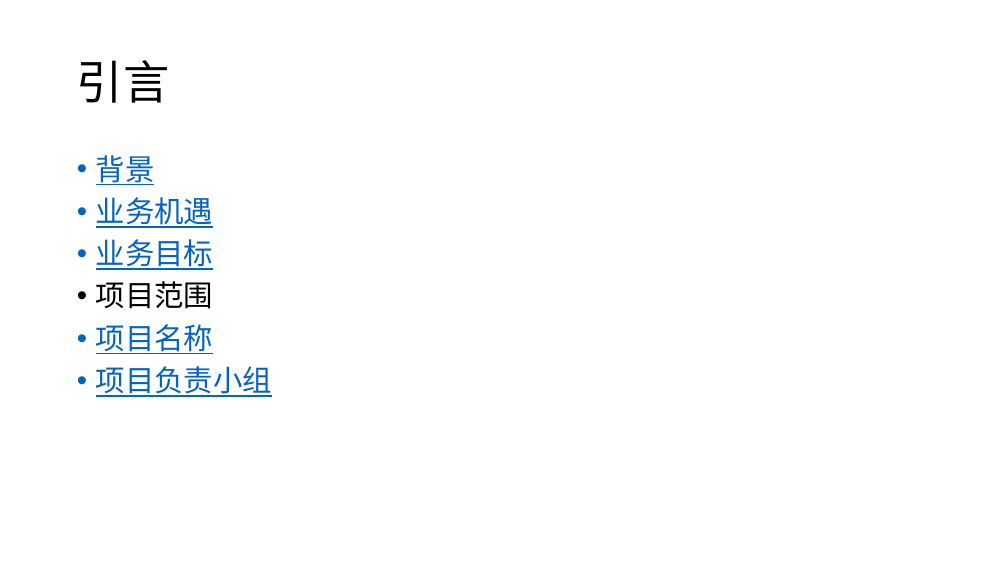
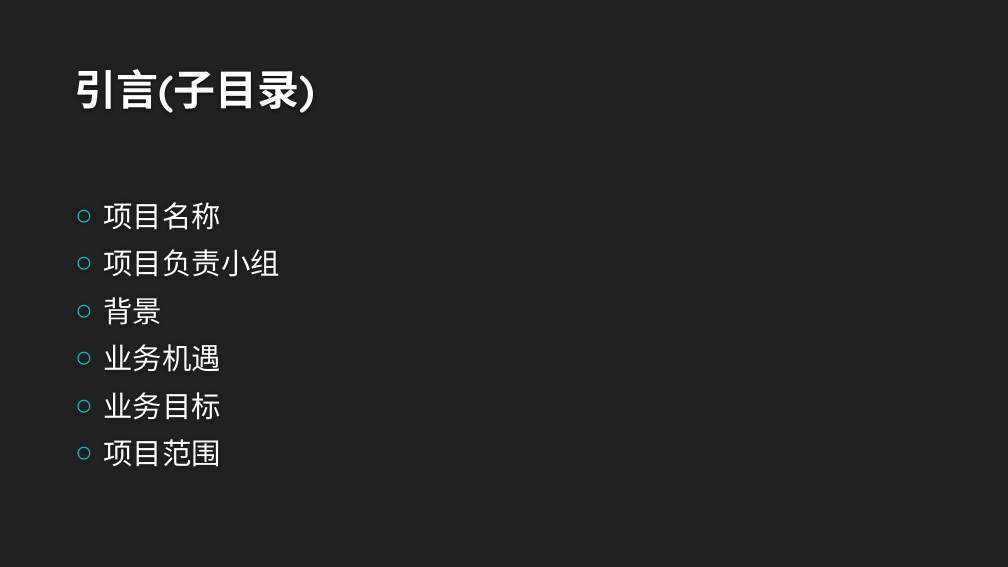
Before and after one commit to twn422/PRD2017, a slide deck: slide 3 of PRD-2017-G24/STW/受控文件/分析设计/项目总体计划/总体项目计划.pptx. Drawn at 1008x567 pixels with LibreOffice and Linux fonts; fonts in the diff are those of the drawing; background and template pictures are left out. Boxes give left, top, right and bottom in pixels: in the first picture for what was removed or moved away, otherwise in the second. Text is boxed around its words. In the diff, an @@ line names an element or a change of style, - is before the commit and + after.

```diff
--- a/PRD-2017-G24/STW/受控文件/分析设计/项目总体计划/总体项目计划.pptx
+++ b/PRD-2017-G24/STW/受控文件/分析设计/项目总体计划/总体项目计划.pptx
@@ background #FFFFFF to #212121 @@
@@ title "引言(子目录)" at (75,69,315,113): vertical alignment middle to bottom @@
@@ title at (75,69,315,113): text changed; size 44 to 40 pt; font Noto Sans CJK SC to Quicksand; text colour #000000 to #FEFEFE; bold on @@
-引言
+引言(子目录)
@@ text "项目名称": place and size @@
-text "项目名称" at (96,155,272,397)
+text "项目名称" at (104,202,280,467)
@@ text "项目名称" at (104,202,280,467): vertical alignment top to middle @@
@@ text at (104,202,280,277): paragraphs added @@
+○ 项目名称
+○ 项目负责小组
@@ text at (104,297,221,467): font Noto Sans CJK SC to Quicksand in "背景", "业务机遇", "业务目标", "项目范围"; text colour #0563C1 to #FFFFFF, underline off in "背景", "业务机遇", "业务目标"; text colour #000000 to #FFFFFF in "项目范围"; bullet • to ○; line spacing 0.9 to 1; more space between paragraphs @@
@@ text at (96,324,272,397): paragraphs removed @@
-• 项目名称
-• 项目负责小组
```
Also in this commit, not shown: 30 other slides changed, 3 other files.
